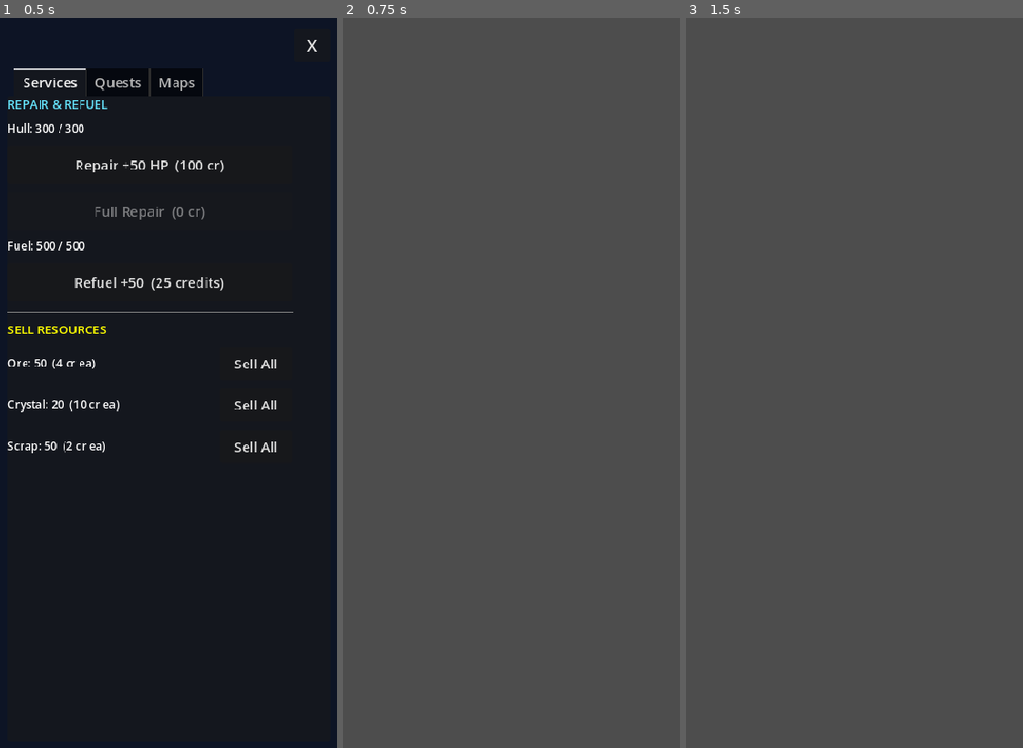
Above: before the commit, frames 1-3 (left to right).
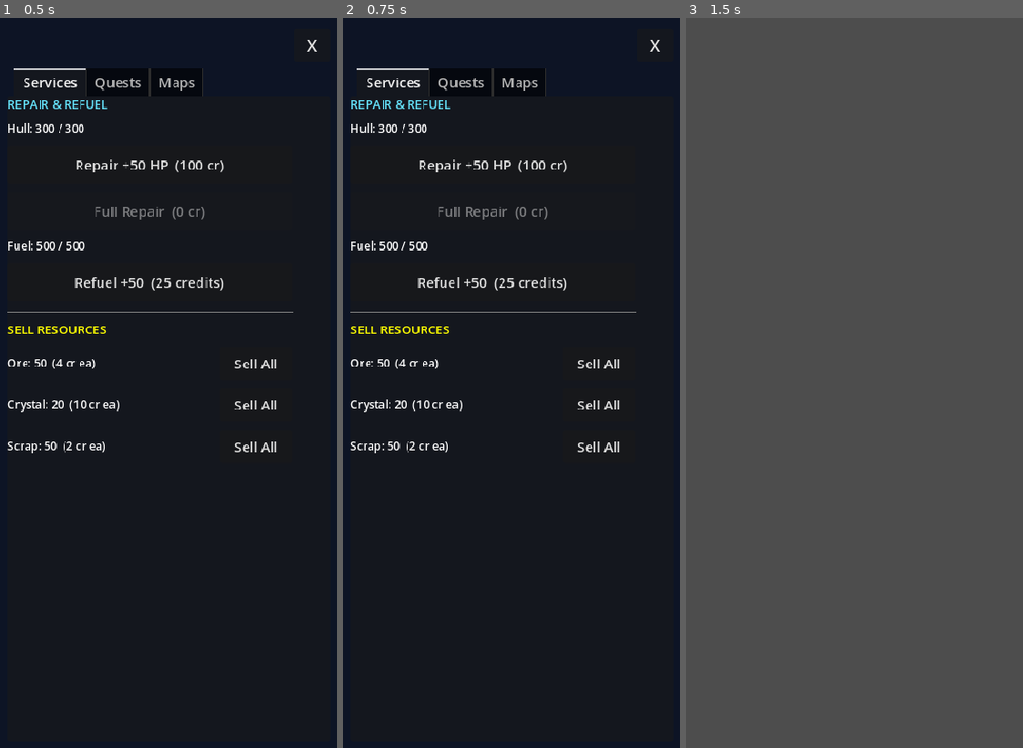
Above: after the commit, the same moments.

Repository: ichizh8/space-game-rt
Game: Godot game, scene res://scenes/station_menu.tscn
Same seed, same stepped clock (60 frames per second), same inputs: the game is played once before the commit and once after it. This scene is started directly instead of the project's main scene.
Inputs (mouse positions are in pixels of both pictures, inside the frame that each line leads up to):
- Up to frame 1 (0.5 s): no input
- Up to frame 2 (0.75 s): click "Repair +50 HP (100 cr)" at 0.5 s
- Up to frame 3 (1.5 s): click (942, 361) at 1.25 s, where only the run after the commit has a clickable "Sell All"

Frame 1 is identical in both runs. In frame 2, 100% of the frame differs, in the area x 0-100%, y 0-100%; in frame 3, nothing differs.

Commit message:
v59: station stays open after repair/refuel — refreshes UI in place instead of closing

Diff:
--- a/scripts/station_menu.gd
+++ b/scripts/station_menu.gd
@@ -110,7 +110,7 @@
 			GameState.credits -= 100
 			GameState.credits_changed.emit(GameState.credits)
 			GameState.heal(50.0)
-			_on_close())
+			call_deferred("_refresh_ui"))
 	vbox.add_child(repair_btn)
 
 	var full_repair_btn := Button.new()
@@ -124,7 +124,7 @@
 			GameState.credits -= cost
 			GameState.credits_changed.emit(GameState.credits)
 			GameState.heal(GameState.max_hull)
-			_on_close())
+			call_deferred("_refresh_ui"))
 	vbox.add_child(full_repair_btn)
 
 	var fuel_lbl := Label.new()
@@ -141,7 +141,7 @@
 			GameState.credits -= 25
 			GameState.credits_changed.emit(GameState.credits)
 			GameState.add_fuel(50.0)
-			_on_close())
+			call_deferred("_refresh_ui"))
 	vbox.add_child(refuel_btn)
 
 	vbox.add_child(HSeparator.new())
@@ -1590,6 +1590,18 @@
 		_refresh_restaurant_tab()
 
 
+func _refresh_ui() -> void:
+	# Rebuild services tab content in place (after repair/refuel)
+	var services_tab: Node = _tab_container.get_node_or_null("Services")
+	if services_tab == null:
+		return
+	var vbox: Node = services_tab.get_child(0) if services_tab.get_child_count() > 0 else null
+	if vbox == null:
+		return
+	for ch in vbox.get_children():
+		ch.queue_free()
+	_fill_services(vbox as VBoxContainer)
+
 func _on_close() -> void:
 	SaveManager.save_game()
 	call_deferred("_do_close")
Not shown, changed: web-export/index.html
Not shown, changed: web-export/index.pck
